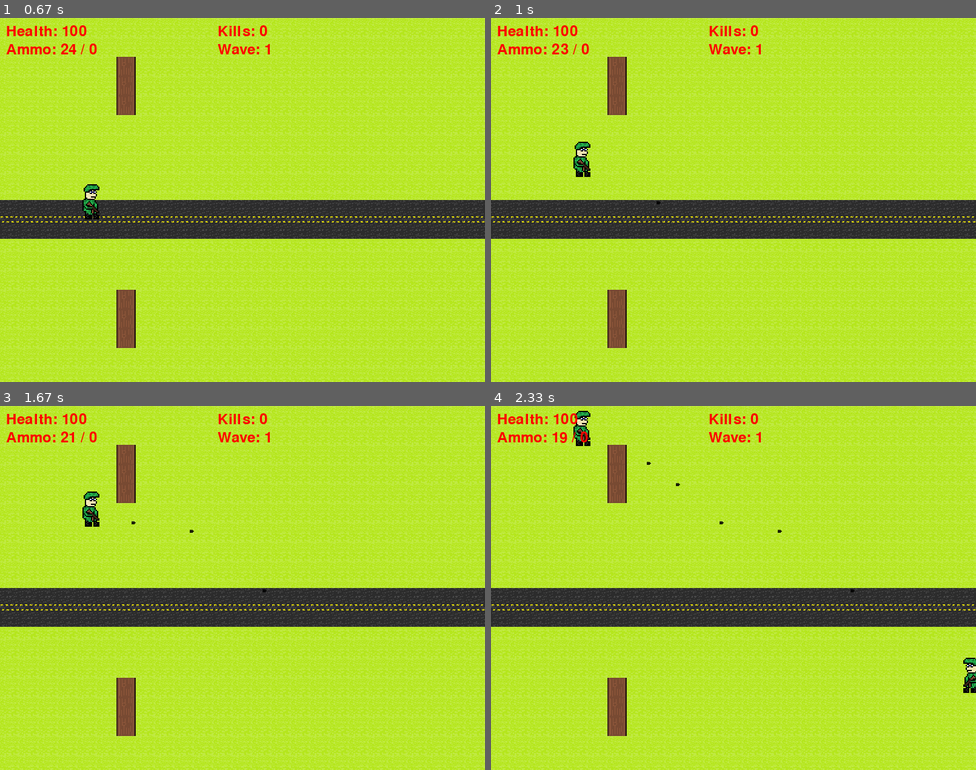
Above: before the commit, frames 1-4 (two rows, left to right).
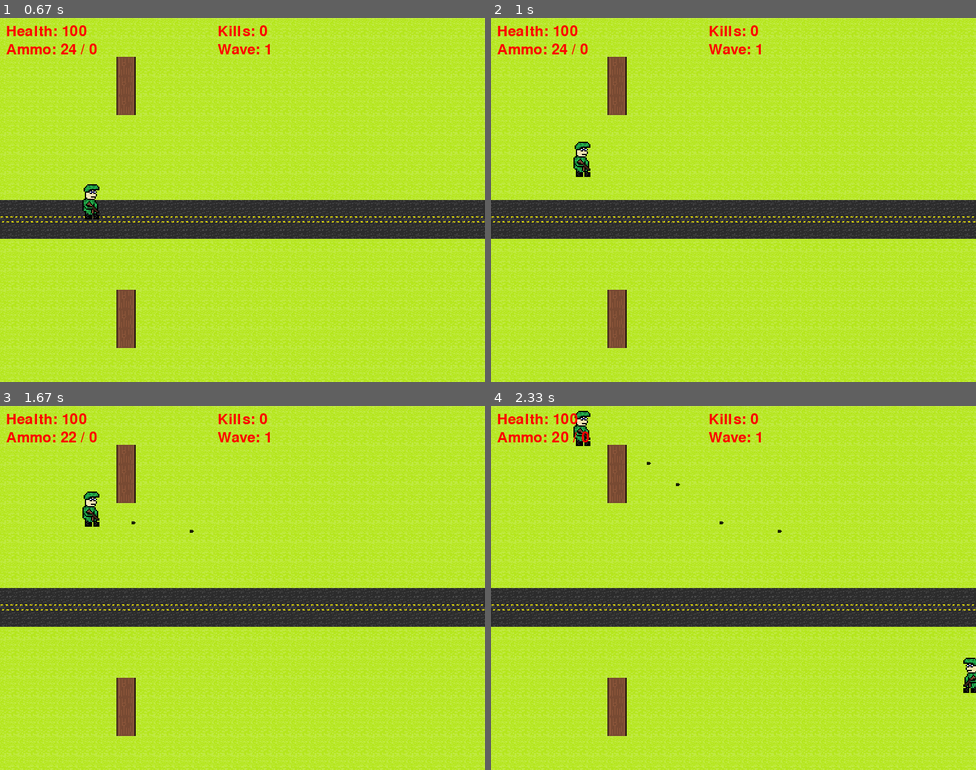
Above: after the commit, the same moments.

Repository: Killswitch5150/Final-Stand
Game: pygame game, started from main.py
Same seed, same stepped clock (60 frames per second), same inputs: the game is played once before the commit and once after it.
Inputs:
- Up to frame 1 (0.67 s): click "PLAY" at 0.38 s
- Up to frame 2 (1 s): hold Space from 0.67 s (still down); hold Up from 0.67 s (still down)
- Up to frame 3 (1.67 s): release Space at 1.13 s; release Up at 1.13 s; tap Space at 1.17, 1.57 s; hold R from 1.5 s (still down); hold Up from 1.5 s (still down)
- Up to frame 4 (2.33 s): tap Space at 1.87, 2.07 s; release R at 1.97 s; release Up at 1.97 s; hold Up from 2 s (still down)

Frame 1 is identical in both runs. In frame 2, less than 0.1% of the frame differs, in the area x 14-35%, y 7-52%; in frame 3, less than 0.1%; in frame 4, 0.1%, in the area x 12-75%, y 7-52%.

Commit message:
-implemented timer to enure player can not "spam" reloading -reloading can not be spammed, and player can not shoot for a small amount of time after reloading -removed threading and all code created in support of it since it is not needed -no longer importing time as it is not used

Diff:
--- a/main.py
+++ b/main.py
@@ -1,40 +1,17 @@
-import pygame, sys, random, sounds, time
+import pygame, sys, random, sounds
 from settings import GameSettings, ScaleSettings
 from pygame.locals import *
 from variables import *
-from threading import Thread #to implement reload timer
-from threading import Lock #to implement reload timer data passing
+
+console_debugging = False #change this to True to enable debugging log in console
 
 last_reload_time = 0
 reload_delay = 2000
-
-lock = Lock() #should enable me to pass info to and from threads
-
-console_debugging = False #change this to True to enable debugging log in console
+shoot_delay = 1000
+reload_completion_time = 0
+
 
 clock = pygame.time.Clock() #to implement frame limit
-timingreload = False
-can_reload = False
-checkthread = False
-
-#define threading functions
-def threaded_reload_timer(timingreload, can_reload, checkthread):
-    import time
-    if console_debugging:
-        print('thread running')
-    while checkthread == True: #i cant get updated vars passed to this thread
-        if timingreload == True:
-            if console_debugging:
-                print('beginning reload timer')
-            can_reload = False
-            time.sleep(1)
-            if console_debugging:
-                print('reload timer complete')
-        elif timingreload == False:
-            if console_debugging:
-                print('can reload')
-            can_reload = True
-#end threading function
 
 #sound functions
 def sound_reloading():
@@ -557,6 +534,8 @@
             enemy_spawn_interval = settings.waves[settings.current_wave - 1]['enemy_spawn_rate']
             ammo_drop_spawn_interval = settings.waves[settings.current_wave - 1]['ammo_spawn_rate']
 
+        current_time2 = pygame.time.get_ticks()
+
         for event in pygame.event.get(): #event listener
             if event.type == pygame.QUIT: #if user quits the window
                 if console_debugging: #debug output
@@ -564,10 +543,12 @@
                 running = False #game is no longer running
             if event.type == pygame.KEYDOWN: #key press listener
                 if event.key == pygame.K_SPACE and player.ammo_count > 0: #if user hits space bar and has ammo
+                    global reload_completion_time
                     if console_debugging: #debug output
                         print('player triggered shoot')
-                    sound_shooting()
-                    player.shoot() #execute the shoot method from the player class
+                    if current_time2 - reload_completion_time >= shoot_delay:
+                        sound_shooting()
+                        player.shoot() #execute the shoot method from the player class
                 if event.key == pygame.K_ESCAPE: #if user hits escape key
                     if console_debugging: #debug output
                         print('player pressed ESC')
@@ -584,39 +565,25 @@
 
         player.update() #while game is looping, repeatedly execute update method of player class
 
-        if player.is_shooting: #if the player is shooting
-            if console_debugging: #debug output
-                    print('executing shoot method of player class')
-            player.shoot() #execute the shoot method of the player class
-
         if keys[pygame.K_r]: #if the user presses the R key
             if console_debugging: #debug output
                     print('player pressed R')
             if player.ammo_reserve > 0 and player.ammo_count < settings.player_magazine_size: #if player can shoot
-                global timingreload, can_reload, checkthread, last_reload_time, reload_delay
+                global last_reload_time, reload_delay
                 #calculate how many rounds to reload
                 current_time = pygame.time.get_ticks()
                 rounds_to_reload = min(settings.player_magazine_size - player.ammo_count, player.ammo_reserve)  # Calculate how many rounds needed to fill the magazine
                 #update ammo_count and ammo_reserve variables
 
                 if current_time - last_reload_time >= reload_delay:
-                    print("reloading")
-
-                ##time logic##
-                #timingreload = True
-                #checkthread = True
-
-                    if console_debugging:
-                        print(f'can reload is: {can_reload}')
-
-                #time.sleep(2) #causes a stutter to simulate reload time
-
                     if console_debugging: #debug output
                         print('playing reload sound')
+                        print('reloading')
                     sound_reloading()
                     player.ammo_count += rounds_to_reload
                     player.ammo_reserve -= rounds_to_reload
                     last_reload_time = current_time
+                    reload_completion_time = current_time
 
         #updating bullet positions
         for bullet in bullets[:]:  #use a copy of the list to avoid unwanted modifications
@@ -757,14 +724,8 @@
 get_stats() #execute function to define size vars
 spawn_points_init() #initiate function to define spawn points
 
-#create threads
-thread_reload_time = Thread(target=threaded_reload_timer(timingreload, can_reload, checkthread)) #thread to handle reload timer
-thread_reload_time.start() #starts background thread for reloading
-thread_main = Thread(target=main_menu()) #main game handling thread
-thread_main.start() #starts thread
-
 #scene load order
-#main_menu()  #when game launches, start at the main menu
+main_menu()  #when game launches, start at the main menu
 pygame.quit()
 pygame.mixer.stop() #should be redundant. ensures sound doesn't continue to attempt to play
 sys.exit()
